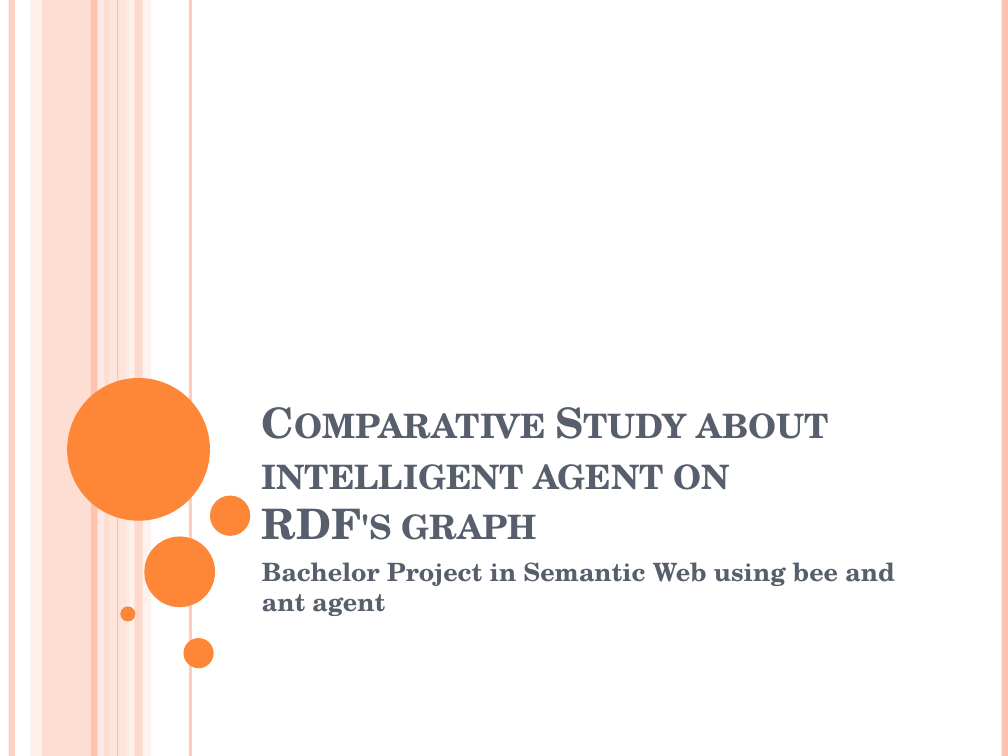
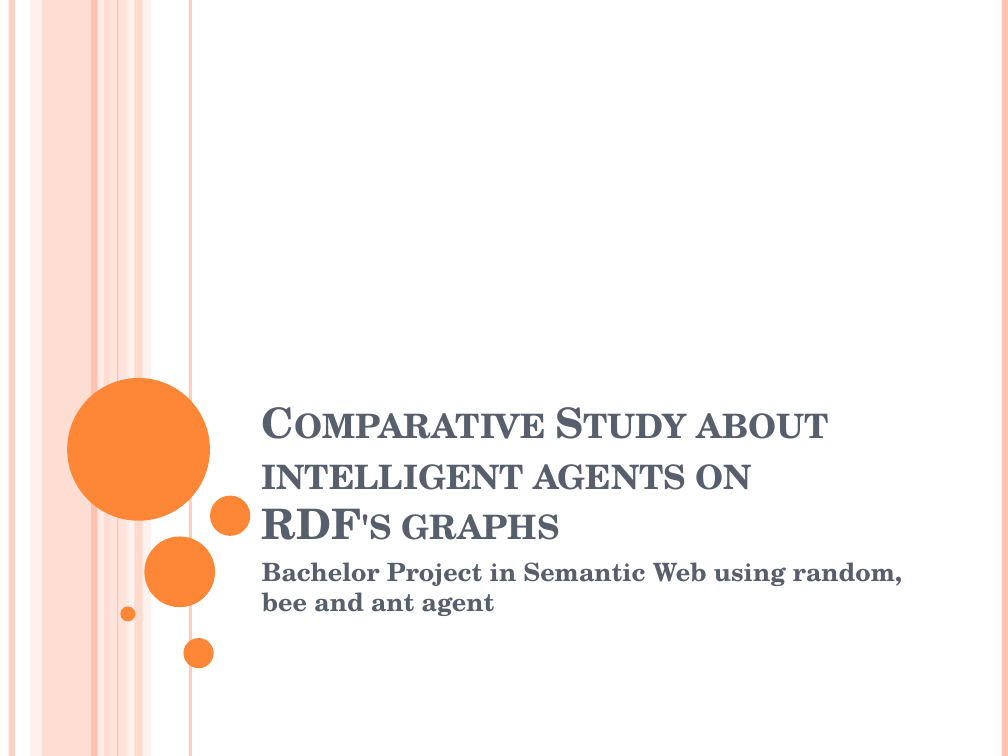
Before and after one commit to wouterbeek/DataHives, a slide deck: slide 1 of report/Bachelor presentation.pptx. Drawn at 1008x756 pixels with LibreOffice and Linux fonts; fonts in the diff are those of the drawing. Boxes give left, top, right and bottom in pixels: in the first picture for what was removed or moved away, otherwise in the second. Text is boxed around its words. In the diff, an @@ line names an element or a change of style, - is before the commit and + after.

Commit message:
Update of presentation

```diff
--- a/report/Bachelor presentation.pptx
+++ b/report/Bachelor presentation.pptx
@@ title at [262, 413, 829, 540]: text changed @@
-Comparative Study about intelligent agent on
-RDF's graph
+Comparative Study about intelligent agents on
+RDF's graphs
@@ subtitle at [262, 562, 902, 616]: text changed @@
-Bachelor Project in Semantic Web using bee and
-ant agent
+Bachelor Project in Semantic Web using random, bee and ant agent
```
Also in this commit, not shown: 5 other slides changed.
